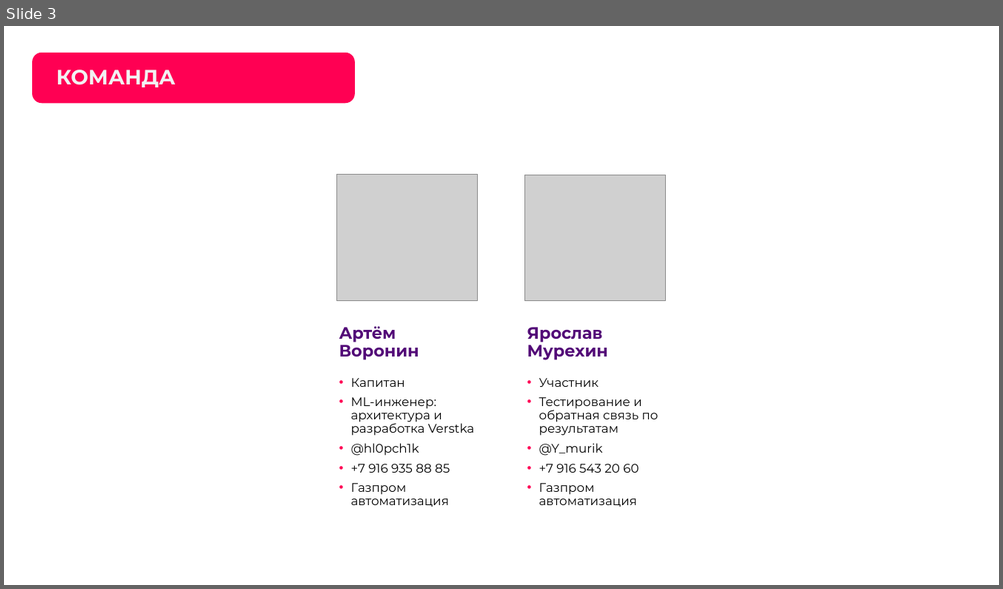
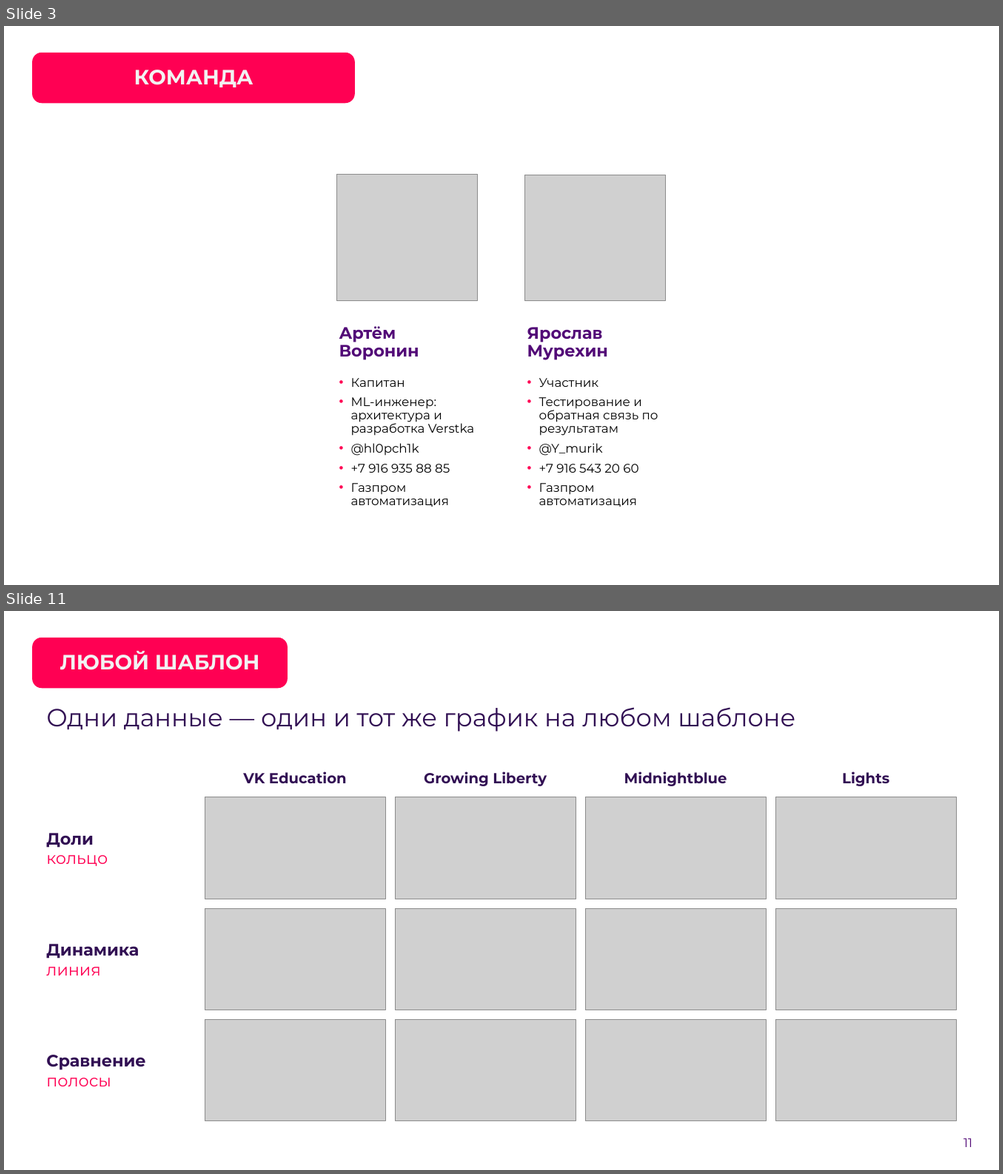
Before and after one commit to hl0pch1k/verstka, a slide deck: docs/presentation/verstka-pitch.pptx. Shown one above the other, each under a label of ours: slide 3 before the commit, slides 3 and 11 after it; the slides between them are not shown. The pictures are 1003x589 and 1003x1174 pixels, drawn with LibreOffice and Linux fonts; fonts in the diff are those of the drawing; grey boxes stand for pictures; background and template pictures are left out. Boxes give left, top, right and bottom in pixels: in the first picture for what was removed or moved away, otherwise in the second. Text is boxed around its words. In the diff, an @@ line names an element or a change of style, - is before the commit and + after.

```diff
--- a/docs/presentation/verstka-pitch.pptx
+++ b/docs/presentation/verstka-pitch.pptx
@@ slide 11 added at [4,611,999,1170], background picture (left out) @@
@@ rounded rectangle added at [32,637,287,688], fill #FF0053 @@
@@ title added at [60,651,260,670], 20 pt, text #F2F2F2, bold @@
+ЛЮБОЙ ШАБЛОН
@@ text added at [46,707,795,732], 24 pt, text #310F53 @@
+Одни данные — один и тот же график на любом шаблоне
@@ text added at [243,772,347,783], 14 pt, text #310F53, bold @@
+VK Education
@@ text added at [424,772,546,786], 14 pt, text #310F53, bold @@
+Growing Liberty
@@ text added at [624,772,727,786], 14 pt, text #310F53, bold @@
+Midnightblue
@@ text added at [842,772,889,786], 14 pt, text #310F53, bold @@
+Lights
@@ picture added at [205,797,385,899] @@
@@ picture added at [395,797,575,899] @@
@@ picture added at [585,797,765,899] @@
@@ picture added at [776,797,956,899] @@
@@ text added at [46,833,108,866], 16 pt, text #FF0053 @@
+Доли
+кольцо
@@ picture added at [205,908,385,1010] @@
@@ picture added at [395,908,575,1010] @@
@@ picture added at [585,908,765,1010] @@
@@ picture added at [776,908,956,1010] @@
@@ text added at [46,944,139,976], 16 pt, text #310F53, bold @@
+Динамика
+линия
@@ picture added at [205,1020,385,1122] @@
@@ picture added at [395,1020,575,1122] @@
@@ picture added at [585,1020,765,1122] @@
@@ picture added at [776,1020,956,1122] @@
@@ text added at [46,1055,145,1087], 16 pt, text #310F53, bold @@
+Сравнение
+полосы
@@ page number added at [963,1139,972,1147], 12 pt, text #520977 @@
+11
@@ slide 3 changed as well @@
@@ title "КОМАНДА": place and size @@
-title "КОМАНДА" at [57,70,176,87]
+title "КОМАНДА" at [134,70,253,87]
@@ title "КОМАНДА" at [134,70,253,87]: alignment left to centre; vertical alignment bottom to middle @@
```
Also in this commit, not shown: 5 other slides changed, 12 other slides added, 9 slides removed, 7 other files.
